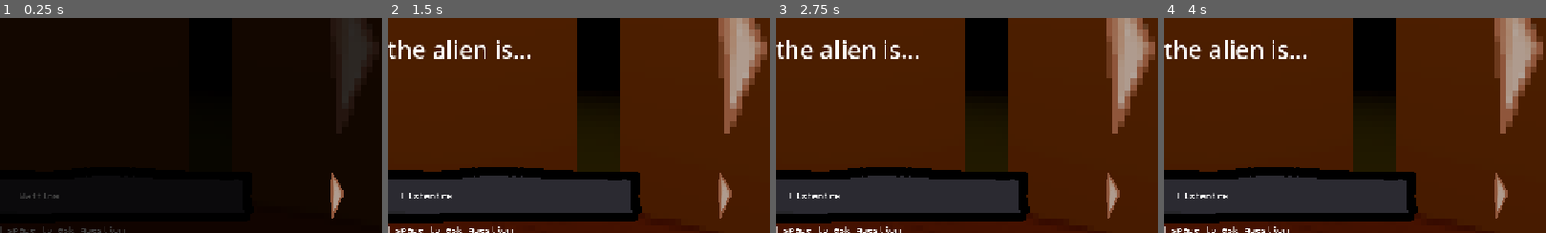
Above: before the commit, frames 1-4 (left to right).
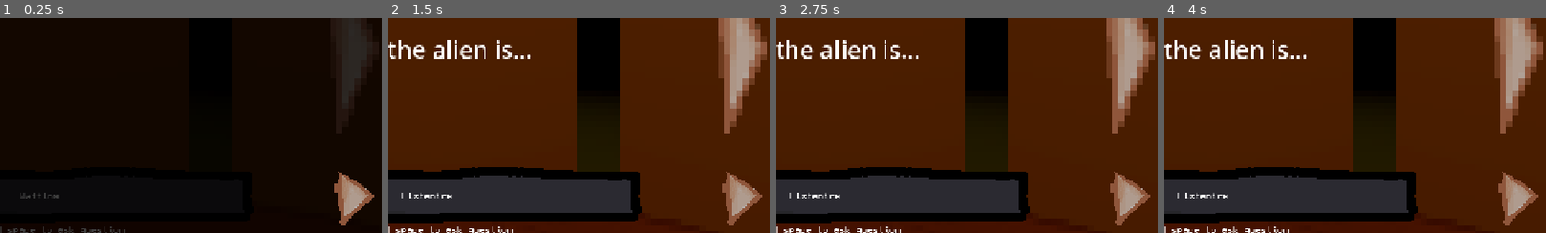
Above: after the commit, the same moments.

Repository: Caz080/AfterFall
Game: Godot game, scene res://Assets/Scenes/game.tscn
Same seed, same stepped clock (60 frames per second), same inputs: the game is played once before the commit and once after it.
Inputs (mouse positions are % of the whole screen's width and height, from its top left):
- Up to frame 1 (0.25 s): no input
- Up to frame 2 (1.5 s): tap Enter (ui_accept) at 0.5, 0.77 s; hold Right (move_right) 0.53-1.25 s; hold Space (push_to_talk) 0.53-1.25 s; click (90, 84) at 1.25 s
- Up to frame 3 (2.75 s): click (90, 50) at 2 s
- Up to frame 4 (4 s): click (10, 50) at 2.75 s; hold Left (move_left) from 3.53 s (still down); tap Space (push_to_talk) at 3.6 s; tap Enter (ui_accept) at 3.77 s
The pictures show only the part of the screen within x 44-94%, y 43-93%; the shares and areas given below are measured in that part.

The runs differ from the first frame. In frame 1, 1.6% of the frame differs, in the area x 86-98%, y 71-97%; in frame 2, 1.6%; in frame 3, 1.6%; in frame 4, 1.6%.

Commit message:
Update game.tscn

Diff:
--- a/projectreal/Assets/Scenes/game.tscn
+++ b/projectreal/Assets/Scenes/game.tscn
@@ -249,6 +249,7 @@
 offset_right = 1200.0
 offset_bottom = 658.0
 texture_normal = ExtResource("11_xf01c")
+stretch_mode = 0
 
 [node name="Player" parent="." unique_id=777394373 node_paths=PackedStringArray("currentCamera") instance=ExtResource("2_pfbgl")]
 transform = Transform3D(-4.371139e-08, 0, 1, 0, 1, 0, -1, 0, -4.371139e-08, 0, 0.727, 0)
